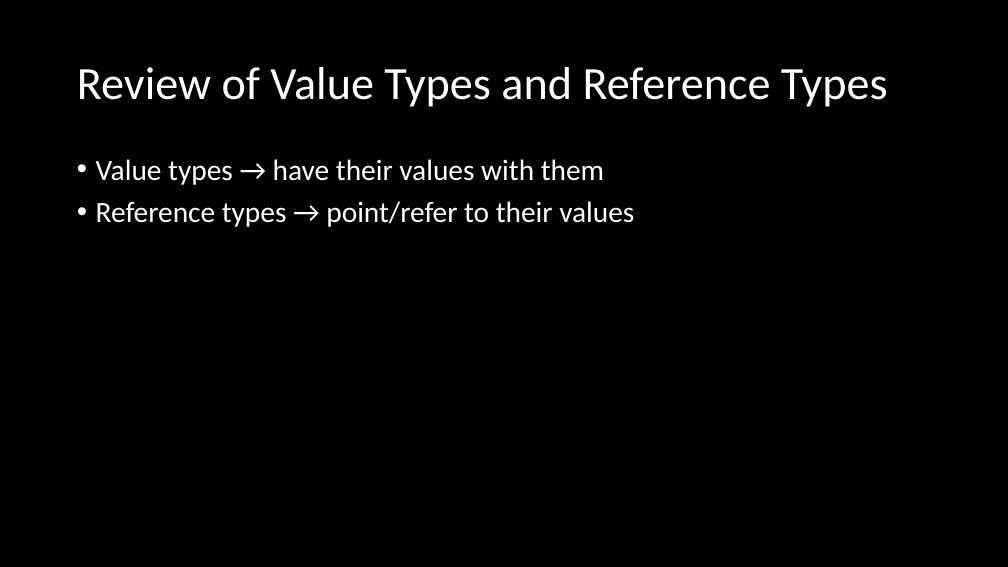
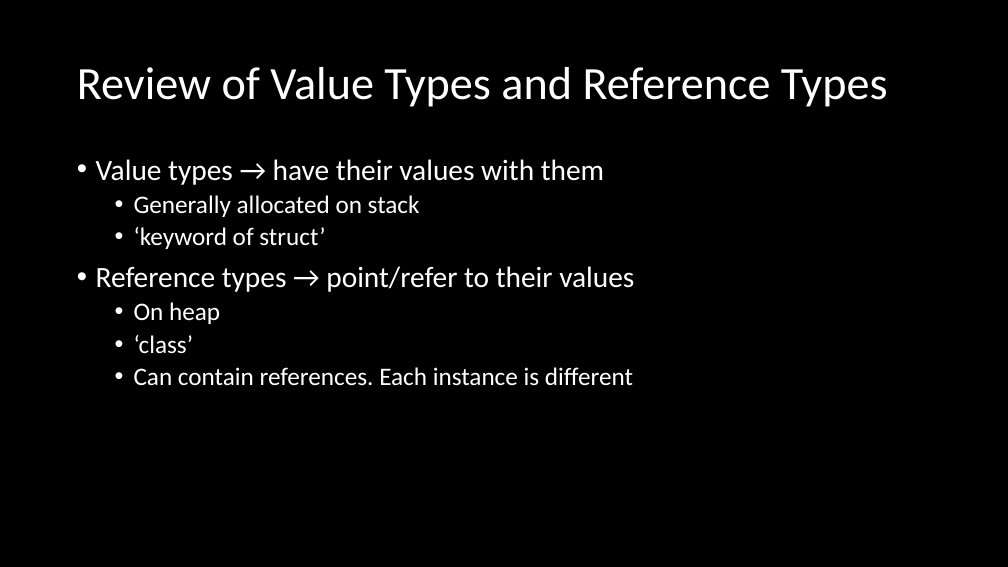
Before and after one commit to microsoft/Flash_University, a slide deck: slide 3 of CLR_via_CSharp/Chapter8/Methods.pptx. Drawn at 1008x567 pixels with LibreOffice and Linux fonts; fonts in the diff are those of the drawing. Boxes give left, top, right and bottom in pixels: in the first picture for what was removed or moved away, otherwise in the second. Text is boxed around its words. In the diff, an @@ line names an element or a change of style, - is before the commit and + after.

```diff
--- a/CLR_via_CSharp/Chapter8/Methods.pptx
+++ b/CLR_via_CSharp/Chapter8/Methods.pptx
@@ text at [134,195,420,249]: paragraphs added @@
+  • Generally allocated on stack
+  • ‘keyword of struct’
@@ text at [134,302,633,386]: paragraphs added @@
+  • On heap
+  • ‘class’
+  • Can contain references. Each instance is different
```
Also in this commit, not shown: 1 other slide changed, 1 other file.
